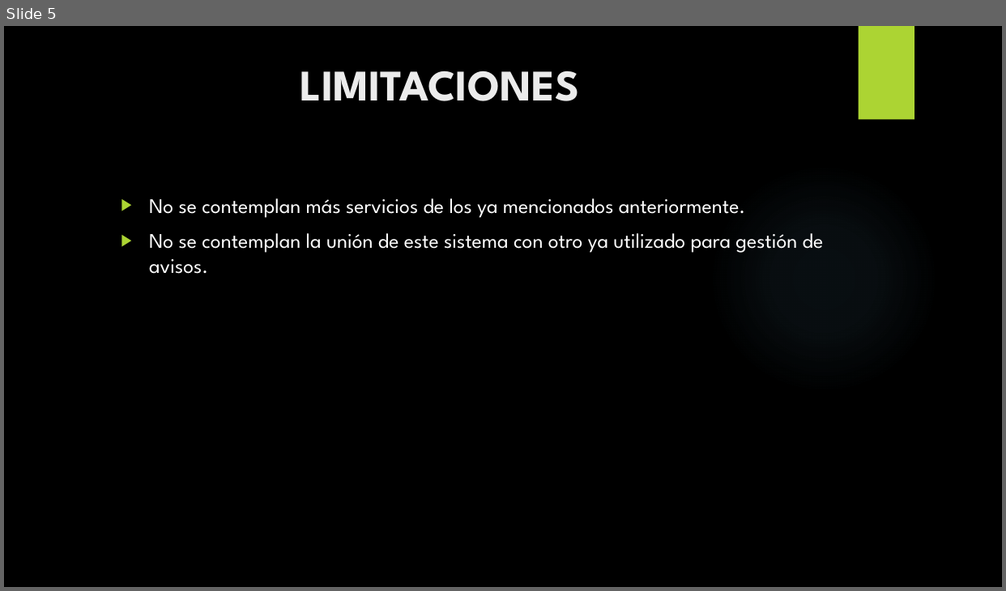
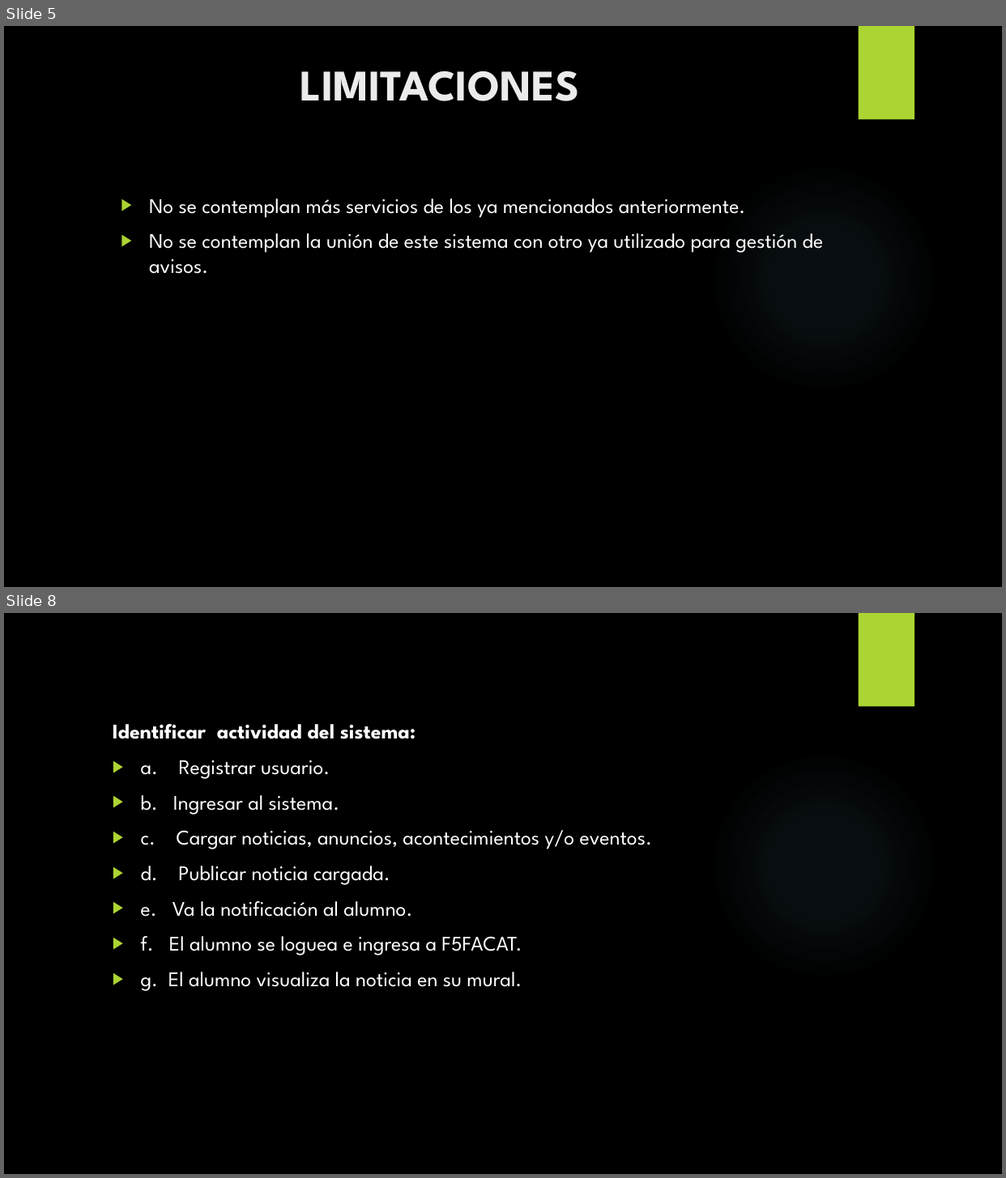
Before and after one commit to areco93/F5Facat, a slide deck: Documentos/F5 Facat(Final).pptx. Shown one above the other, each under a label of ours: slide 5 before the commit, slides 5 and 8 after it; the slides between them are not shown. The pictures are 1006x591 and 1006x1178 pixels, drawn with LibreOffice and Linux fonts; fonts in the diff are those of the drawing; background and template pictures are left out. Boxes give left, top, right and bottom in pixels: in the first picture for what was removed or moved away, otherwise in the second. Text is boxed around its words. In the diff, an @@ line names an element or a change of style, - is before the commit and + after.

```diff
--- a/Documentos/F5 Facat(Final).pptx
+++ b/Documentos/F5 Facat(Final).pptx
@@ slide 8 added at bbox=[4, 613, 1002, 1174], background picture (left out); not listed: 2 template elements that a slide beside it also shows @@
@@ text added at bbox=[113, 724, 652, 991], 20 pt, text #FFFFFF @@
+Identificar actividad del sistema:
+▶ a. Registrar usuario.
+▶ b. Ingresar al sistema.
+▶ c. Cargar noticias, anuncios, acontecimientos y/o eventos.
+▶ d. Publicar noticia cargada.
+▶ e. Va la notificación al alumno.
+▶ f. El alumno se loguea e ingresa a F5FACAT.
+▶ g. El alumno visualiza la noticia en su mural.
```
Also in this commit, not shown: 14 other slides added, 1 slide removed, 52 other files.
